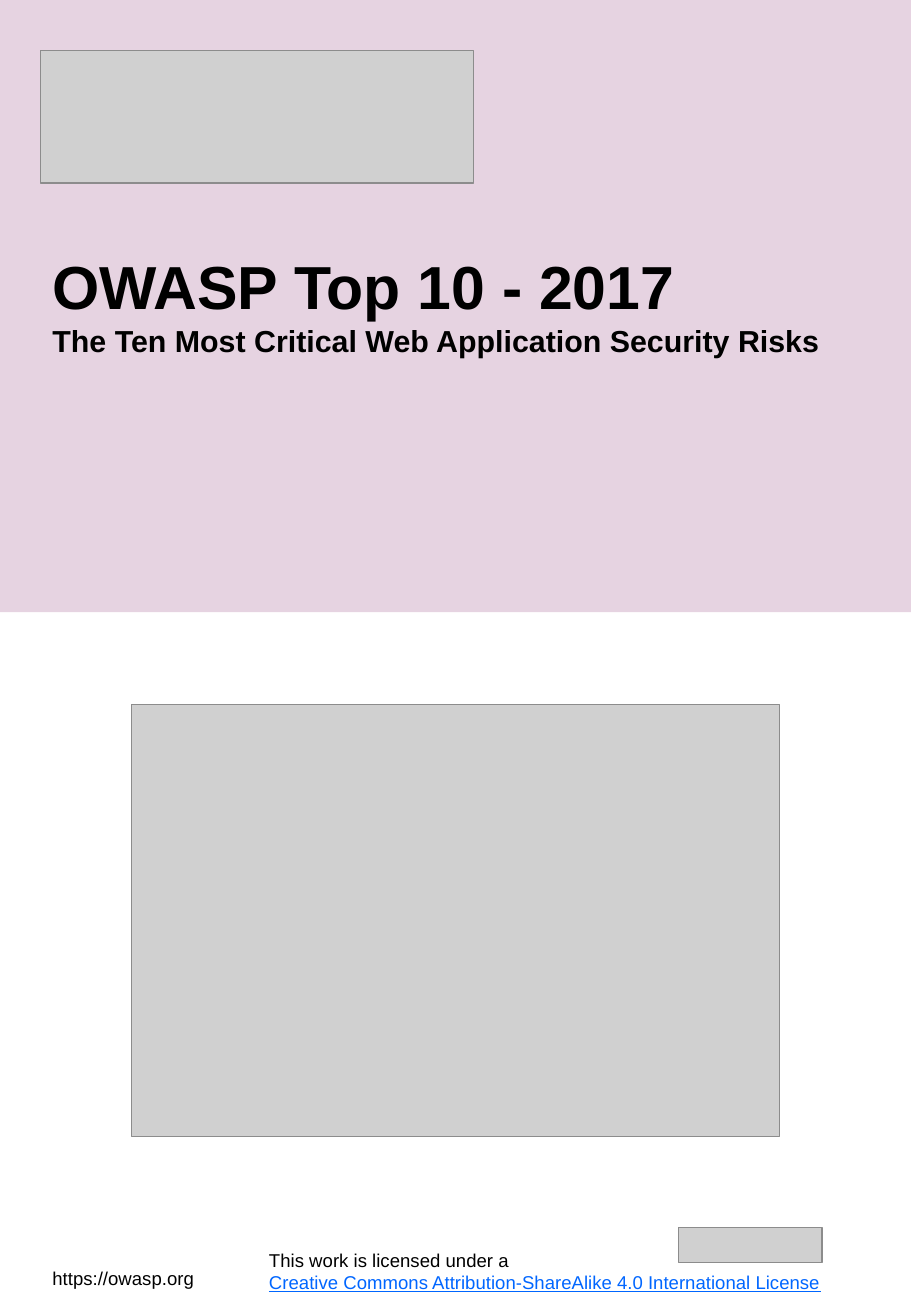
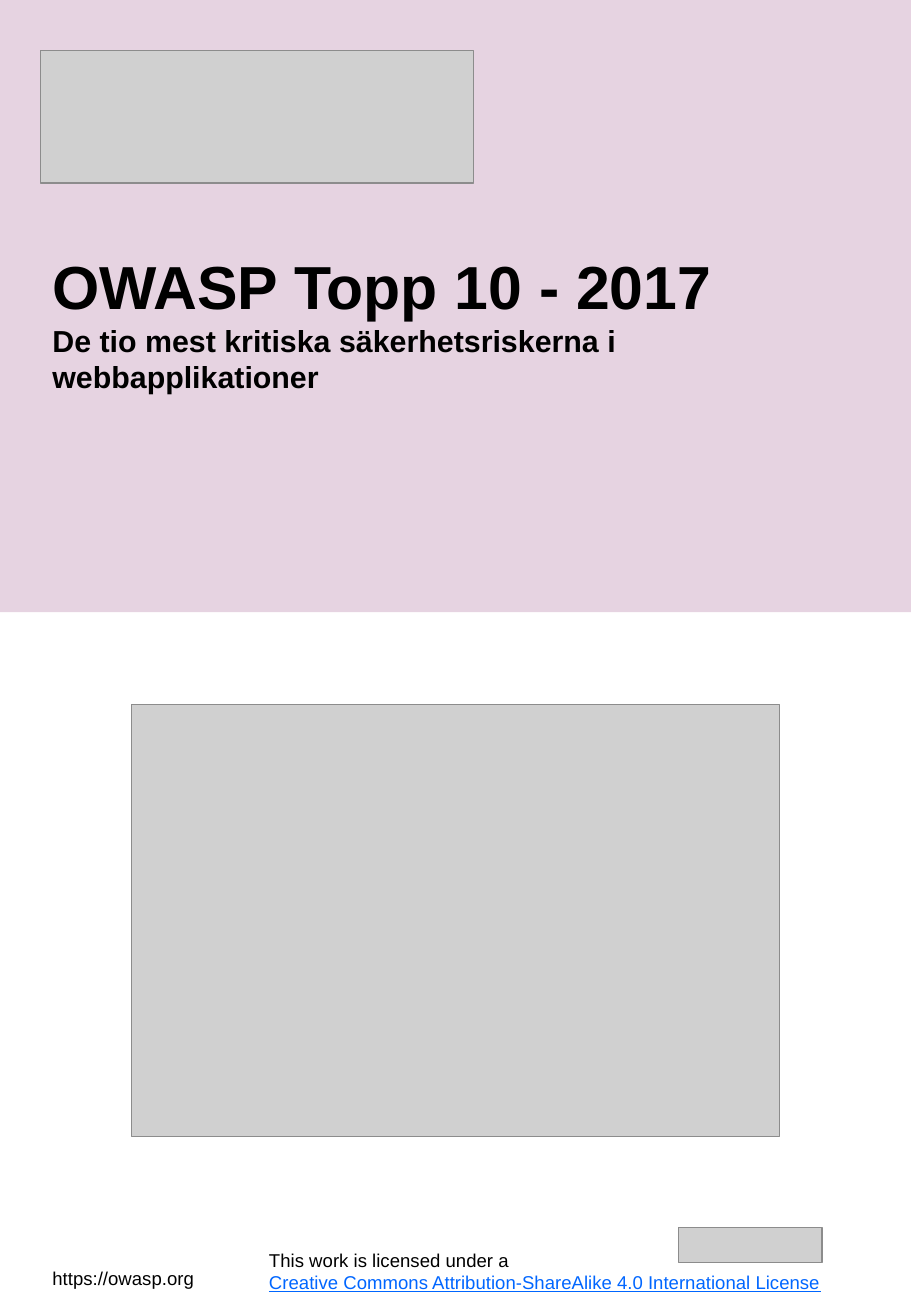
Before and after one commit to xl-sec/Top10, a slide deck: slide 1 of 2017/se/OWASP_Top10-2017_(se).pptx. Drawn at 911x1316 pixels with LibreOffice and Linux fonts; fonts in the diff are those of the drawing; grey boxes stand for pictures. Boxes give left, top, right and bottom in pixels: in the first picture for what was removed or moved away, otherwise in the second. Text is boxed around its words. In the diff, an @@ line names an element or a change of style, - is before the commit and + after.

```diff
--- a/2017/se/OWASP_Top10-2017_(se).pptx
+++ b/2017/se/OWASP_Top10-2017_(se).pptx
@@ text at [52, 266, 711, 353]: text changed @@
-OWASP Top 10 - 2017
-The Ten Most Critical Web Application Security Risks
+OWASP Topp 10 - 2017
+De tio mest kritiska säkerhetsriskerna i webbapplikationer
```
Also in this commit, not shown: 4 other slides changed.
